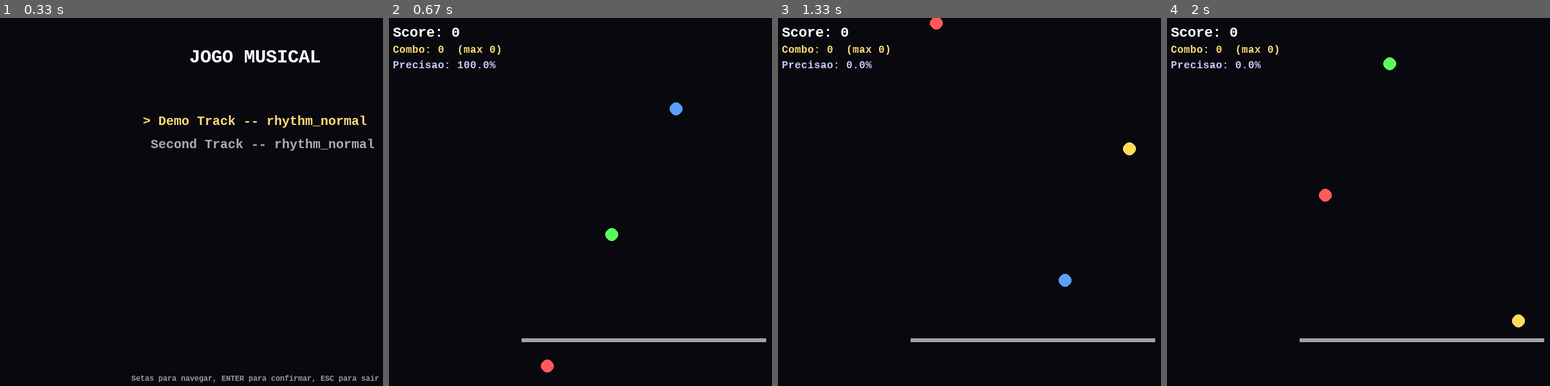
Above: before the commit, frames 1-4 (left to right).
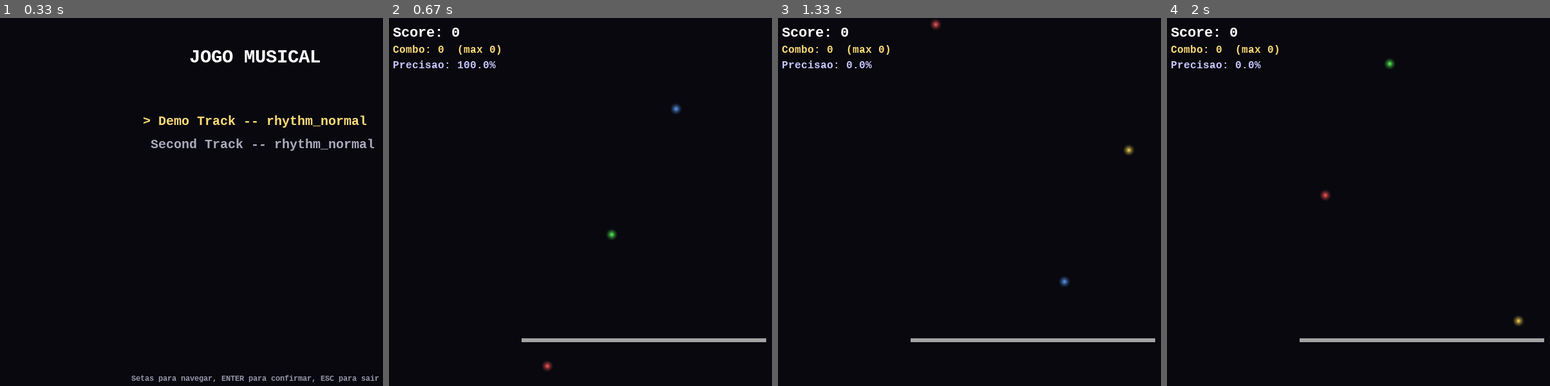
Above: after the commit, the same moments.

Repository: EzioMilanoX/OuroborosEngine
Game: pygame game, started from games/rhythm_game/main.py
Same seed, same stepped clock (60 frames per second), same inputs: the game is played once before the commit and once after it.
Inputs:
- Up to frame 1 (0.33 s): no input
- Up to frame 2 (0.67 s): tap Enter at 0.33 s
- Up to frame 3 (1.33 s): hold Up 0.67-1.13 s
- Up to frame 4 (2 s): no input

Frame 1 is identical in both runs. In frame 2, 0.3% of the frame differs, in the area x 39-77%, y 22-97%; in frame 3, 0.3%; in frame 4, 0.3%.

Commit message:
M11.3/M11.4: textura real na nota, particula no acerto, shake no erro, layer visivel
Primeira adocao de textura/ParticleStorage/ScreenShake no Jogo Musical
(nenhum produto deste repo tinha feito isso ainda -- Roguelite tambem
so usa formas procedurais). Ferramenta nova (generate_note_texture.py)
sintetiza um PNG (disco branco com falloff radial de alpha -- RGB
quase-branco de proposito, pra o tint por-nota de PygameRenderer
continuar reproduzindo a cor exata via BLEND_RGBA_MULT) + manifesto
(games/rhythm_game/assets/textures/manifest.json), carregado uma unica
vez em build_menu_game (recurso de vida-de-processo).

ParticleStorage/ScreenShake sao construidos POR PARTIDA em _start_song
(precisam congelar com o resto do World durante a pausa), cada um com
seu ISystem (ParticleUpdateSystem ja existia; ScreenShakeUpdateSystem e
novo, mesmo idioma, em ouroboros/bootstrap/screen_shake.py). Desenho de
particulas entra no MESMO callback global de HUD (GameLoop.set_on_draw_ui
so tem um slot).

JudgmentSystem.on_judgment (preparado no commit de engine do M11) liga
tudo: Perfeito/Bom emite um burst de particulas na posicao da lane
acertada; Erro acumula screen shake (aditivo, com teto -- mesmo idioma
ja testado de ScreenShake). A cor do burst e a FORMA da propria nota
(SHAPE_RING pra "vocal" vs a textura real pra "kick"/legado) variam por
`layer` -- ROADMAP M11.4, primeira vez que esse campo influencia
qualquer coisa visivel, provado tanto por unidade quanto contra o
second_track real (que tem as duas camadas de verdade).

Co-Authored-By: Claude Sonnet 5 <noreply@anthropic.com>

Diff:
--- a/games/rhythm_game/composition.py
+++ b/games/rhythm_game/composition.py
@@ -11,15 +11,20 @@
 from ouroboros.bootstrap.engine_config import EngineConfig
 from ouroboros.bootstrap.game_loop import GameLoop
 from ouroboros.bootstrap.scene import GameplayScene
+from ouroboros.bootstrap.screen_shake import ScreenShake, ScreenShakeUpdateSystem
+from ouroboros.bootstrap.texture_manifest_loader import load_texture_manifest
 from ouroboros.core.memory.handles import PackedEntityId, unpack_index
+from ouroboros.core.particle_storage import ParticleStorage
+from ouroboros.core.stable_id import stable_id_from_name
+from ouroboros.core.systems.particle_update_system import ParticleUpdateSystem
 from ouroboros.core.world import World
-from ouroboros.interfaces.renderer import SHAPE_CIRCLE
+from ouroboros.interfaces.renderer import SHAPE_RING
 from ouroboros.roguelite.entities.archetype_loader import ArchetypeLoader
 from ouroboros.rhythm.loaders.rhythm_difficulty_loader import RhythmDifficultyLoader
 from ouroboros.rhythm.loaders.song_catalog_loader import SongCatalogLoader, SongEntry
 from ouroboros.rhythm.runtime.approach_schedule import split_spawn_and_hit_schedules
 from ouroboros.rhythm.runtime.beatmap_loader import BeatmapLoader
-from ouroboros.rhythm.runtime.judgment_system import JudgmentSystem
+from ouroboros.rhythm.runtime.judgment_system import Judgment, JudgmentSystem
 from ouroboros.rhythm.runtime.note_scroll_system import NoteScrollSystem
 from ouroboros.rhythm.runtime.rhythm_spawner_system import RhythmSpawnerSystem
 from ouroboros.rhythm.runtime.schemas import NOTE_STATE_DTYPE
@@ -66,6 +71,40 @@
 # evita esse conflito sem acoplar nada entre os dois produtos.
 RHYTHM_ARCHETYPES_DIR = _REPO_ROOT / "data" / "archetypes" / "rhythm"
 
+# Textura real de nota (ROADMAP M11.3) -- ver games/rhythm_game/tools/generate_note_texture.py.
+TEXTURES_DIR = _GAME_DIR / "assets" / "textures"
+TEXTURE_MANIFEST_PATH = TEXTURES_DIR / "manifest.json"
+NOTE_TEXTURE_NAME = "note"
+NOTE_TEXTURE_ID = stable_id_from_name(NOTE_TEXTURE_NAME)
+
+# ROADMAP M11.4: layer=1 ("vocal", ver DEFAULT_LAYER_NAME_TO_ID em BeatmapLoader) desenha
+# como SHAPE_RING (forma distinta) em vez da textura real -- layer=0 ("kick"/legado "")
+# continua usando NOTE_TEXTURE_ID. Cada camada tambem tem sua propria cor de particula
+# ao acertar (ver _make_on_judgment).
+LAYER_VOCAL = 1
+LAYER_PARTICLE_TINTS = {
+    0: (255, 190, 90, 255),   # "kick" -- laranja quente
+    LAYER_VOCAL: (120, 220, 255, 255),  # "vocal" -- ciano
+}
+
+# Particula na batida acertada (ROADMAP M11.3): burst pequeno na posicao da lane
+# acertada, cor por camada (ver LAYER_PARTICLE_TINTS). Contagem pre-alocada (Zero-GC
+# durante o burst em si -- ver _make_on_judgment); so os angulos/velocidades aleatorios
+# de cada burst alocam um array numpy pequeno por chamada (mesma excecao honesta ja
+# documentada em JudgmentSystem.__init__ para NullAudioEngine.play_one_shot).
+HIT_PARTICLE_CAPACITY = 256
+HIT_PARTICLE_COUNT_PER_BURST = 12
+HIT_PARTICLE_TTL_SECONDS = 0.35
+HIT_PARTICLE_SPEED_RANGE = (40.0, 140.0)
+HIT_PARTICLE_SIZE = 4.0
+
+# Screen shake no erro (ROADMAP M11.3): mesmo idioma aditivo/com teto documentado e
+# testado em ScreenShake (ver tests/integration/test_screen_shake.py) -- varios erros
+# proximos no tempo somam amplitude ate o teto, nunca substituem por um shake mais fraco.
+MISS_SHAKE_INTENSITY = 6.0
+MISS_SHAKE_CAP = 14.0
+MISS_SHAKE_DURATION_SECONDS = 0.18
+
 
 def _lane_x_positions(window_width: int) -> Tuple[float, ...]:
     """4 posicoes X igualmente espacadas, centralizadas na largura da janela."""
@@ -85,7 +124,7 @@
     def on_note_spawned(
         world: World, packed_entity_id: PackedEntityId, lane: int, threat_type: int, layer: int
     ) -> None:
-        del threat_type, layer
+        del threat_type
         index = unpack_index(packed_entity_id)
         sprite_pool = world.get_pool("sprite")
         transform_pool = world.get_pool("transform")
@@ -94,7 +133,9 @@
 
         tint = LANE_TINTS[lane % len(LANE_TINTS)]
         sprite_view = sprite_pool.active_view()
-        sprite_view["texture_id"][sprite_row] = SHAPE_CIRCLE
+        # ROADMAP M11.4: layer distingue a FORMA (nao so a cor por lane ja existente)
+        # -- "vocal" desenha como aro (SHAPE_RING), "kick"/legado usa a textura real.
+        sprite_view["texture_id"][sprite_row] = SHAPE_RING if layer == LAYER_VOCAL else NOTE_TEXTURE_ID
         sprite_view["tint_r"][sprite_row] = tint[0]
         sprite_view["tint_g"][sprite_row] = tint[1]
         sprite_view["tint_b"][sprite_row] = tint[2]
@@ -106,6 +147,50 @@
         transform_view["scale_y"][transform_row] = NOTE_SCALE
 
     return on_note_spawned
+
+
+def _make_on_judgment(
+    particle_storage: ParticleStorage,
+    screen_shake: ScreenShake,
+    lane_x_positions: Sequence[float],
+    judgment_line_y: float,
+):
+    """Callback passado a `JudgmentSystem` (ROADMAP M11.3/M11.4): emite um
+    burst de particulas (cor por `layer`, posicao na lane acertada) em
+    Perfeito/Bom, e acumula screen shake em Erro. Arrays de posicao/
+    velocidade/ttl/tamanho/tint sao PRE-ALOCADOS uma unica vez aqui
+    (Zero-GC no burst em si) -- so os angulos/velocidades aleatorios de
+    cada burst alocam um array numpy novo por chamada (`rng.uniform` nao
+    aceita escrever num array existente); mesma excecao honesta ja
+    documentada em `JudgmentSystem.__init__` para `play_one_shot`.
+    """
+    position_x = np.zeros(HIT_PARTICLE_COUNT_PER_BURST, dtype=np.float32)
+    position_y = np.zeros(HIT_PARTICLE_COUNT_PER_BURST, dtype=np.float32)
+    velocity_x = np.zeros(HIT_PARTICLE_COUNT_PER_BURST, dtype=np.float32)
+    velocity_y = np.zeros(HIT_PARTICLE_COUNT_PER_BURST, dtype=np.float32)
+    ttl_seconds = np.full(HIT_PARTICLE_COUNT_PER_BURST, HIT_PARTICLE_TTL_SECONDS, dtype=np.float32)
+    size = np.full(HIT_PARTICLE_COUNT_PER_BURST, HIT_PARTICLE_SIZE, dtype=np.float32)
+    tint_rgba = np.zeros((HIT_PARTICLE_COUNT_PER_BURST, 4), dtype=np.uint8)
+    rng = np.random.default_rng()  # juice de apresentacao -- nao precisa de determinismo (mesmo criterio de ScreenShake)
+
+    def on_judgment(judgment: Judgment, layer: int, lane_index: int) -> None:
+        if judgment == Judgment.MISS:
+            new_total = min(screen_shake.current_magnitude() + MISS_SHAKE_INTENSITY, MISS_SHAKE_CAP)
+            screen_shake.trigger(new_total, MISS_SHAKE_DURATION_SECONDS)
+            return
+        if lane_index < 0:
+            return  # sentinela de _auto_miss_expired -- nao deveria disparar aqui, mas defensivo
+
+        angles = rng.uniform(0.0, 2.0 * np.pi, size=HIT_PARTICLE_COUNT_PER_BURST)
+        speeds = rng.uniform(HIT_PARTICLE_SPEED_RANGE[0], HIT_PARTICLE_SPEED_RANGE[1], size=HIT_PARTICLE_COUNT_PER_BURST)
+        position_x[:] = lane_x_positions[lane_index]
+        position_y[:] = judgment_line_y
+        velocity_x[:] = np.cos(angles) * speeds
+        velocity_y[:] = np.sin(angles) * speeds
+        tint_rgba[:, :] = LAYER_PARTICLE_TINTS.get(layer, LAYER_PARTICLE_TINTS[0])
+        particle_storage.emit_burst(position_x, position_y, velocity_x, velocity_y, ttl_seconds, size, tint_rgba)
+
+    return on_judgment
 
 
 def _start_song(
@@ -149,6 +234,14 @@
     audio_clock = game_loop.audio_engine.get_clock()
     audio_clock.calibrate_latency(difficulty["output_latency_seconds"])
 
+    # ParticleStorage/ScreenShake sao estado POR-PARTIDA (ao contrario do banco de
+    # SFX/texturas, carregados uma unica vez em build_menu_game) -- precisam
+    # congelar junto do resto do World enquanto PauseScene estiver no topo, entao
+    # cada um ganha um ISystem novo registrado NESTE World (nao sao reusados de
+    # uma partida pra outra).
+    particle_storage = ParticleStorage(capacity=HIT_PARTICLE_CAPACITY)
+    screen_shake = ScreenShake()
+
     spawner = RhythmSpawnerSystem(
         audio_clock=audio_clock,
         scheduled_threats=spawn_threats,
@@ -181,11 +274,14 @@
         points_by_judgment=(difficulty["points_perfect"], difficulty["points_good"], difficulty["points_miss"]),
         audio_engine=game_loop.audio_engine,
         sfx_ids_by_judgment=SFX_IDS_BY_JUDGMENT,
+        on_judgment=_make_on_judgment(particle_storage, screen_shake, lane_x_positions, judgment_line_y),
     )
 
     world.register_system(spawner)
     world.register_system(scroll)
     world.register_system(judgment)
+    world.register_system(ParticleUpdateSystem(particle_storage))
+    world.register_system(ScreenShakeUpdateSystem(screen_shake, game_loop.renderer))
     world.register_system(QuitOnActionSystem(game_loop.input_provider, on_quit_action=on_return_to_menu))
 
     # `gameplay_scene` e construida UMA VEZ aqui e reusada tanto pela PauseScene
@@ -218,6 +314,7 @@
             viewport_size=(config.window_width, config.window_height),
             judgment_line_y=judgment_line_y,
             lane_x_positions=lane_x_positions,
+            particle_storage=particle_storage,
         )
     )
 
@@ -268,12 +365,12 @@
     `CompositionRoot(config).build()` da um `World` placeholder generico +
     os backends reais (construidos UMA VEZ, sobrevivem a qualquer musica
     escolhida depois via `replace_world`); carrega o banco de SFX de
-    julgamento e o catalogo de musicas/dificuldades reais UMA VEZ aqui
-    (recursos de vida-de-processo, ao contrario de `ParticleStorage`/
-    `ScreenShake`, que sao por-partida); e substitui a pilha de cenas por
-    um `MenuScene` ANTES do primeiro frame, entao a `GameplayScene` base
-    (sobre o `World` placeholder vazio) nunca chega a rodar `world.step()`
-    nem uma vez.
+    julgamento, a textura real de nota (ROADMAP M11.3), e o catalogo de
+    musicas/dificuldades reais UMA VEZ aqui (recursos de vida-de-processo,
+    ao contrario de `ParticleStorage`/`ScreenShake`, que sao por-partida);
+    e substitui a pilha de cenas por um `MenuScene` ANTES do primeiro
+    frame, entao a `GameplayScene` base (sobre o `World` placeholder
+    vazio) nunca chega a rodar `world.step()` nem uma vez.
     """
     game_loop = CompositionRoot(config).build()
 
@@ -286,6 +383,15 @@
     if missing_sfx_ids:
         raise AudioBankDefinitionError(
             f"SFX_IDS_BY_JUDGMENT referencia id(s) ausentes em {RHYTHM_JUDGMENT_AUDIO_PATH}: {missing_sfx_ids}"
+        )
+
+    # Mesmo criterio: valida a entrada obrigatoria do manifesto de texturas ANTES
+    # de expor o menu, nao no meio de uma partida quando uma nota tentar desenhar
+    # um texture_id nunca carregado.
+    loaded_texture_names = load_texture_manifest(game_loop.renderer, str(TEXTURE_MANIFEST_PATH), TEXTURES_DIR)
+    if NOTE_TEXTURE_NAME not in loaded_texture_names:
+        raise ValueError(
+            f"manifesto de texturas {TEXTURE_MANIFEST_PATH} sem a entrada obrigatoria '{NOTE_TEXTURE_NAME}'"
         )
 
     songs = SongCatalogLoader(SONGS_DIR, repo_root=_REPO_ROOT).load_all()
--- a/games/rhythm_game/hud.py
+++ b/games/rhythm_game/hud.py
@@ -1,9 +1,12 @@
-"""HUD minimo: score/combo/precisao + linha de julgamento + tela de fim de musica."""
+"""HUD minimo: score/combo/precisao + linha de julgamento + particulas de acerto + tela de fim de musica."""
 from __future__ import annotations
 
-from typing import Callable, Sequence, Tuple
+from typing import Callable, Optional, Sequence, Tuple
+
+import numpy as np
 
 from ouroboros.core.memory.component_pool import ComponentPool
+from ouroboros.core.particle_storage import ParticleStorage
 from ouroboros.interfaces.renderer import IRenderer
 from ouroboros.rhythm.runtime.judgment_system import JudgmentSystem
 from ouroboros.rhythm.runtime.rhythm_spawner_system import RhythmSpawnerSystem
@@ -21,6 +24,7 @@
     viewport_size: Tuple[int, int],
     judgment_line_y: float,
     lane_x_positions: Sequence[float],
+    particle_storage: Optional[ParticleStorage] = None,
 ) -> Callable[[IRenderer], None]:
     """
     Constroi o callback passado a `GameLoop.set_on_draw_ui`. Fecha sobre
@@ -29,12 +33,26 @@
     esses objetos existem, ou seja, depois que o script de composicao
     ja registrou seus proprios sistemas em cima do `GameLoop` retornado
     por `CompositionRoot.build()`.
+
+    `particle_storage` (opcional, default `None` -- omitir preserva 100%
+    o comportamento antigo, mesmo idioma do resto da composicao): se
+    fornecido, desenha as particulas vivas (ROADMAP M11.3) ANTES do
+    texto do HUD, pra elas nunca cobrirem score/combo/precisao.
+    `set_on_draw_ui` e o UNICO slot de callback global do `GameLoop`
+    (ver docstring) -- por isso o desenho de particulas entra AQUI, nao
+    num segundo callback.
     """
     width, height = viewport_size
     line_left = min(lane_x_positions) - 40.0
     line_right = max(lane_x_positions) + 40.0
 
     def draw_ui(renderer: IRenderer) -> None:
+        if particle_storage is not None and particle_storage.count > 0:
+            view = particle_storage.active_view()
+            positions_xy = np.stack([view["position_x"], view["position_y"]], axis=1)
+            tint_rgba = np.stack([view["tint_r"], view["tint_g"], view["tint_b"], view["tint_a"]], axis=1)
+            renderer.draw_particles(positions_xy, view["size"], tint_rgba, particle_storage.count)
+
         renderer.draw_text(10, 10, f"Score: {judgment_system.score}", 24, _WHITE)
         renderer.draw_text(10, 40, f"Combo: {judgment_system.combo}  (max {judgment_system.max_combo})", 18, _GOLD)
         renderer.draw_text(10, 64, f"Precisao: {judgment_system.accuracy * 100.0:.1f}%", 18, _LILAC)
@@ -50,6 +68,6 @@
                 _WHITE,
                 anchor="center",
             )
-            renderer.draw_text(width / 2.0, height / 2.0 + 32.0, "ESC para sair", 16, _LILAC, anchor="center")
+            renderer.draw_text(width / 2.0, height / 2.0 + 32.0, "ESC para voltar ao menu", 16, _LILAC, anchor="center")
 
     return draw_ui
--- /dev/null
+++ b/games/rhythm_game/tools/generate_note_texture.py
@@ -0,0 +1,60 @@
+"""
+Gera a textura real de nota do Jogo Musical (ROADMAP M11.3): um PNG
+original (desenhado por numpy/pygame, sem risco de direito autoral) --
+um disco branco com falloff radial suave de alpha (RGB quase-branco de
+proposito: `PygameRenderer._draw_texture` aplica o tint por-nota via
+`BLEND_RGBA_MULT`, que so reproduz a cor exata quando a base e branca --
+ver docstring do metodo).
+
+Roda uma vez (resultado vai commitado); nao faz parte do jogo em si.
+Uso: `python games/rhythm_game/tools/generate_note_texture.py` (script
+solto, nao importa nada de `games.rhythm_game.*`).
+"""
+from __future__ import annotations
+
+import os
+from pathlib import Path
+
+os.environ.setdefault("SDL_VIDEODRIVER", "dummy")
+
+import numpy as np
+import pygame
+
+SIZE = 64
+FALLOFF_EXPONENT = 1.6
+"""Expoente do falloff radial -- >1 concentra o alpha mais perto do
+centro (disco com borda mais definida em vez de uma mancha difusa)."""
+
+_TOOLS_DIR = Path(__file__).resolve().parent
+_GAME_DIR = _TOOLS_DIR.parent
+TEXTURE_OUTPUT_PATH = _GAME_DIR / "assets" / "textures" / "note.png"
+
+
+def _build_note_surface() -> pygame.Surface:
+    surface = pygame.Surface((SIZE, SIZE), pygame.SRCALPHA)
+    center = (SIZE - 1) / 2.0
+    radius = SIZE / 2.0
+
+    row, col = np.mgrid[0:SIZE, 0:SIZE]
+    distance = np.sqrt((col - center) ** 2 + (row - center) ** 2)
+    normalized = np.clip(1.0 - distance / radius, 0.0, 1.0)
+    alpha = (normalized ** FALLOFF_EXPONENT * 255.0).astype(np.uint8)
+
+    # pygame.surfarray usa eixos (x, y) -- transpoe a grade (row=y, col=x) pra bater.
+    rgb = np.full((SIZE, SIZE, 3), 255, dtype=np.uint8)
+    pygame.surfarray.pixels3d(surface)[:, :, :] = rgb.transpose(1, 0, 2)
+    pygame.surfarray.pixels_alpha(surface)[:, :] = alpha.T
+    return surface
+
+
+def main() -> int:
+    pygame.init()
+    surface = _build_note_surface()
+    TEXTURE_OUTPUT_PATH.parent.mkdir(parents=True, exist_ok=True)
+    pygame.image.save(surface, str(TEXTURE_OUTPUT_PATH))
+    print(f"Textura de nota sintetizada: {TEXTURE_OUTPUT_PATH}")
+    return 0
+
+
+if __name__ == "__main__":
+    raise SystemExit(main())
--- a/tests/games/test_rhythm_game_composition_headless.py
+++ b/tests/games/test_rhythm_game_composition_headless.py
@@ -22,6 +22,7 @@
 from games.rhythm_game import composition
 from games.rhythm_game.composition import (
     LANE_POOL_NAME,
+    MISS_SHAKE_INTENSITY,
     NOTE_STATE_POOL_NAME,
     THREAT_TYPE_POOL_NAME,
     build_game,
@@ -56,6 +57,55 @@
     sounds = game_loop.audio_engine._sounds
     for sfx_id in composition.SFX_IDS_BY_JUDGMENT:
         assert sfx_id in sounds
+
+
+def test_build_menu_game_raises_early_when_the_note_texture_is_missing_from_the_manifest(
+    config: EngineConfig, monkeypatch
+):
+    """Mesmo criterio do teste de SFX abaixo: um manifesto de texturas sem a
+    entrada obrigatoria deve falhar na COMPOSICAO, nunca dentro do loop de
+    gameplay quando uma nota tentar desenhar um texture_id nunca carregado."""
+    monkeypatch.setattr(composition, "NOTE_TEXTURE_NAME", "nonexistent_texture_name")
+
+    try:
+        with pytest.raises(ValueError):
+            build_menu_game(config)
+    finally:
+        pygame.display.quit()
+        if pygame.mixer.get_init():
+            pygame.mixer.quit()
+
+
+def test_missed_notes_trigger_real_screen_shake_via_the_running_game(game_loop: GameLoop, bind_quit_after):
+    """Prova de ponta a ponta (nao so o teste sintetico de _make_on_judgment):
+    sem nenhuma tecla pressionada, a primeira nota real acaba auto-errando
+    (JudgmentSystem._auto_miss_expired) e isso deve disparar screen shake de
+    verdade no ScreenShakeUpdateSystem registrado por _start_song.
+
+    Espiona ScreenShake.trigger() em vez de checar current_magnitude() APOS
+    o run() inteiro: a duracao do shake (MISS_SHAKE_DURATION_SECONDS) e curta
+    o bastante pra ja ter decaido de volta a 0.0 antes do teste conseguir
+    checar, dependendo de QUANDO dentro da janela de frames o auto-erro
+    acontece -- checar a CHAMADA em si, nao o estado residual, e robusto a
+    isso."""
+    screen_shake = next(
+        s._screen_shake for s in game_loop.world.systems if type(s).__name__ == "ScreenShakeUpdateSystem"
+    )
+    trigger_calls = []
+    original_trigger = screen_shake.trigger
+
+    def spy_trigger(intensity: float, duration_seconds: float) -> None:
+        trigger_calls.append((intensity, duration_seconds))
+        original_trigger(intensity, duration_seconds)
+
+    screen_shake.trigger = spy_trigger
+
+    bind_quit_after(game_loop.input_provider, quit_after=140)  # ~2.3s a 60fps -- alem de approach+miss window
+
+    game_loop.run()
+
+    assert len(trigger_calls) > 0
+    assert trigger_calls[0][0] == pytest.approx(MISS_SHAKE_INTENSITY)
 
 
 def test_build_game_raises_early_when_sfx_id_is_missing_from_the_bank(config: EngineConfig, monkeypatch):
--- /dev/null
+++ b/tests/games/test_rhythm_juice_wiring.py
@@ -0,0 +1,132 @@
+"""Testes de M11.3/M11.4 (particula no acerto, screen shake no erro, textura/forma por camada)."""
+from __future__ import annotations
+
+import pytest
+
+from ouroboros.bootstrap.screen_shake import ScreenShake
+from ouroboros.core.memory.handles import unpack_index
+from ouroboros.core.particle_storage import ParticleStorage
+from ouroboros.interfaces.renderer import SHAPE_RING
+from ouroboros.rhythm.runtime.judgment_system import Judgment
+
+from games.rhythm_game.composition import (
+    LAYER_PARTICLE_TINTS,
+    LAYER_VOCAL,
+    MISS_SHAKE_CAP,
+    MISS_SHAKE_INTENSITY,
+    NOTE_TEXTURE_ID,
+    _make_on_judgment,
+    _make_on_note_spawned,
+)
+
+LANE_X_POSITIONS = (100.0, 200.0, 300.0, 400.0)
+JUDGMENT_LINE_Y = 500.0
+
+
+def _make_judgment_callback(rng=None):
+    storage = ParticleStorage(capacity=64)
+    shake = ScreenShake(rng=rng)
+    return storage, shake, _make_on_judgment(storage, shake, LANE_X_POSITIONS, JUDGMENT_LINE_Y)
+
+
+def test_perfect_hit_emits_a_particle_burst_at_the_hit_lanes_position():
+    storage, _shake, on_judgment = _make_judgment_callback()
+
+    on_judgment(Judgment.PERFECT, 0, 2)
+
+    assert storage.count > 0
+    view = storage.active_view()
+    assert (view["position_x"] == LANE_X_POSITIONS[2]).all()
+    assert (view["position_y"] == JUDGMENT_LINE_Y).all()
+
+
+def test_good_hit_also_emits_a_particle_burst():
+    storage, _shake, on_judgment = _make_judgment_callback()
+
+    on_judgment(Judgment.GOOD, 0, 0)
+
+    assert storage.count > 0
+
+
+def test_burst_color_matches_the_notes_layer():
+    storage, _shake, on_judgment = _make_judgment_callback()
+
+    on_judgment(Judgment.PERFECT, LAYER_VOCAL, 1)
+
+    view = storage.active_view()
+    expected = LAYER_PARTICLE_TINTS[LAYER_VOCAL]
+    assert int(view["tint_r"][0]) == expected[0]
+    assert int(view["tint_g"][0]) == expected[1]
+    assert int(view["tint_b"][0]) == expected[2]
+
+
+def test_unknown_layer_falls_back_to_the_kick_tint():
+    storage, _shake, on_judgment = _make_judgment_callback()
+
+    on_judgment(Judgment.PERFECT, 99, 0)
+
+    view = storage.active_view()
+    expected = LAYER_PARTICLE_TINTS[0]
+    assert int(view["tint_r"][0]) == expected[0]
+
+
+def test_miss_never_emits_a_particle_but_triggers_screen_shake():
+    storage, shake, on_judgment = _make_judgment_callback(rng=lambda: 1.0)
+
+    on_judgment(Judgment.MISS, 0, -1)
+
+    assert storage.count == 0
+    assert shake.current_magnitude() == MISS_SHAKE_INTENSITY
+
+
+def test_repeated_misses_stack_additively_up_to_the_cap():
+    _storage, shake, on_judgment = _make_judgment_callback(rng=lambda: 1.0)
+
+    on_judgment(Judgment.MISS, 0, -1)
+    on_judgment(Judgment.MISS, 0, -1)
+
+    assert shake.current_magnitude() == pytest.approx(min(2 * MISS_SHAKE_INTENSITY, MISS_SHAKE_CAP))
+
+    for _ in range(10):
+        on_judgment(Judgment.MISS, 0, -1)
+
+    assert shake.current_magnitude() == MISS_SHAKE_CAP
+
+
+def test_a_sentinel_lane_index_on_a_hit_is_ignored_defensively():
+    """PERFECT/GOOD sempre vem de _judge_presses (lane_index >= 0 sempre) --
+    mas se algo repassar o sentinela -1 por engano, nao deve emitir particula
+    (nao ha posicao de lane valida pra desenhar o burst)."""
+    storage, _shake, on_judgment = _make_judgment_callback()
+
+    on_judgment(Judgment.PERFECT, 0, -1)
+
+    assert storage.count == 0
+
+
+def _spawn_note(world):
+    world.register_archetype("note", ("transform", "sprite"))
+    packed = world.create_entity("note")
+    return packed, unpack_index(packed)
+
+
+def test_kick_layer_notes_use_the_real_note_texture(world):
+    packed, index = _spawn_note(world)
+    on_note_spawned = _make_on_note_spawned()
+
+    on_note_spawned(world, packed, lane=0, threat_type=0, layer=0)
+
+    sprite_pool = world.get_pool("sprite")
+    row = sprite_pool.dense_row_of(index)
+    assert int(sprite_pool.active_view()["texture_id"][row]) == NOTE_TEXTURE_ID
+
+
+def test_vocal_layer_notes_use_shape_ring_instead_of_the_texture(world):
+    packed, index = _spawn_note(world)
+    on_note_spawned = _make_on_note_spawned()
+
+    on_note_spawned(world, packed, lane=0, threat_type=0, layer=LAYER_VOCAL)
+
+    sprite_pool = world.get_pool("sprite")
+    row = sprite_pool.dense_row_of(index)
+    assert int(sprite_pool.active_view()["texture_id"][row]) == SHAPE_RING
Not shown, added: games/rhythm_game/assets/textures/manifest.json
Binary file added: games/rhythm_game/assets/textures/note.png
